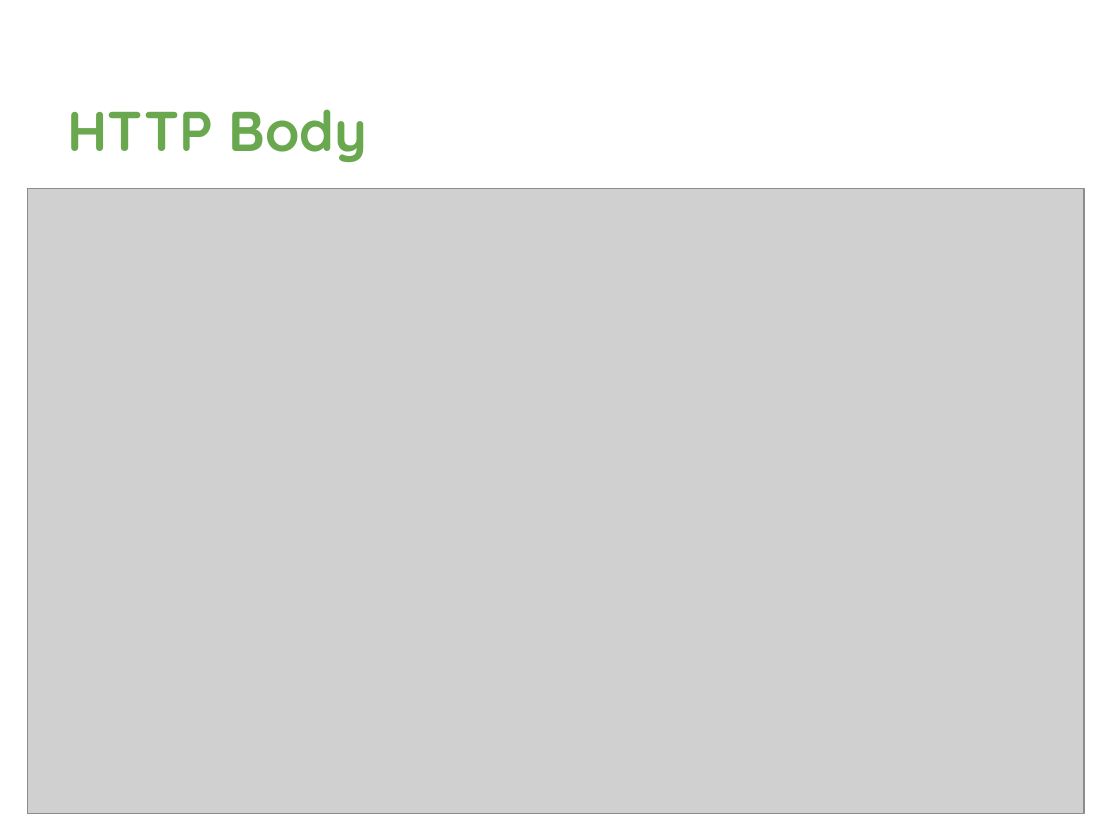
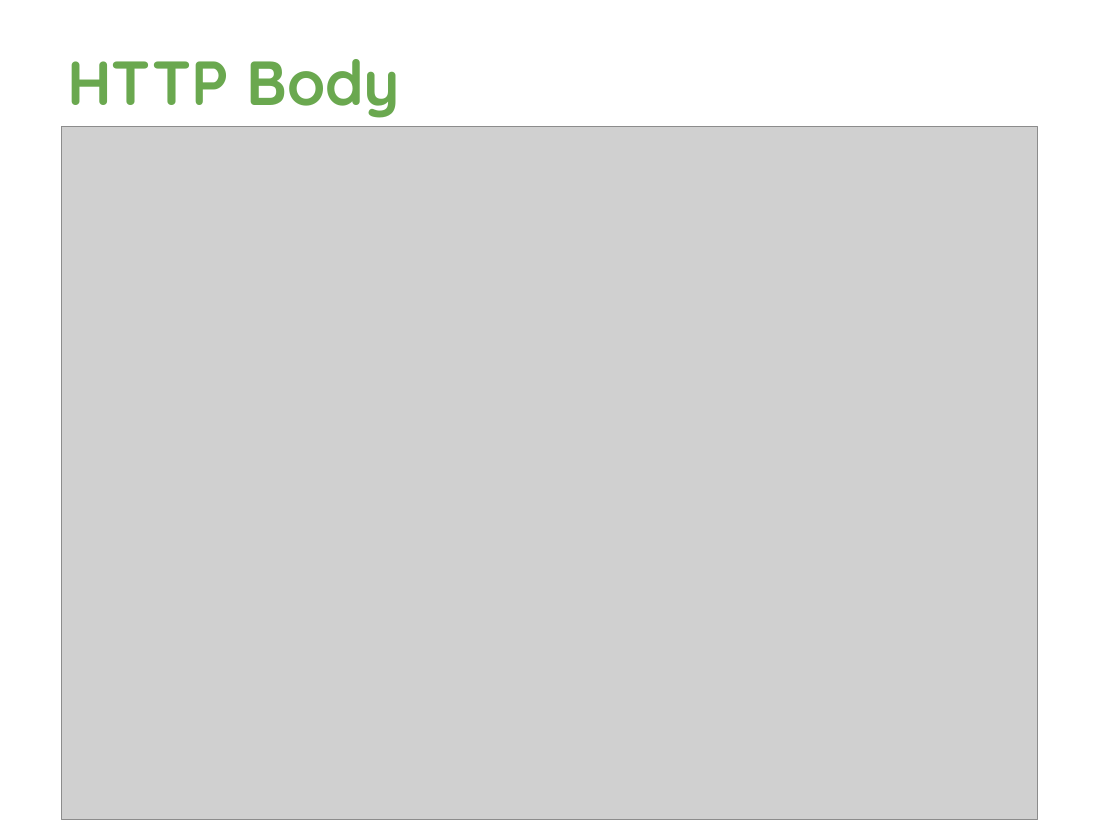
Before and after one commit to davetrux/gdgmidevfest-2017, a slide deck: slide 14 of MobileAuthWebWorld.pptx. Drawn at 1120x840 pixels with LibreOffice and Linux fonts; fonts in the diff are those of the drawing; grey boxes stand for pictures; background and template pictures are left out. Boxes give left, top, right and bottom in pixels: in the first picture for what was removed or moved away, otherwise in the second. Text is boxed around its words. In the diff, an @@ line names an element or a change of style, - is before the commit and + after.

```diff
--- a/MobileAuthWebWorld.pptx
+++ b/MobileAuthWebWorld.pptx
@@ title "HTTP Body" at <box>67,59,400,118</box>: size 36 to 40 pt @@
@@ picture: place and size @@
-picture at <box>27,188,1084,813</box>
+picture at <box>62,127,1038,820</box>
```
Also in this commit, not shown: 11 other slides changed, 3 slides added, 1 slide removed.
